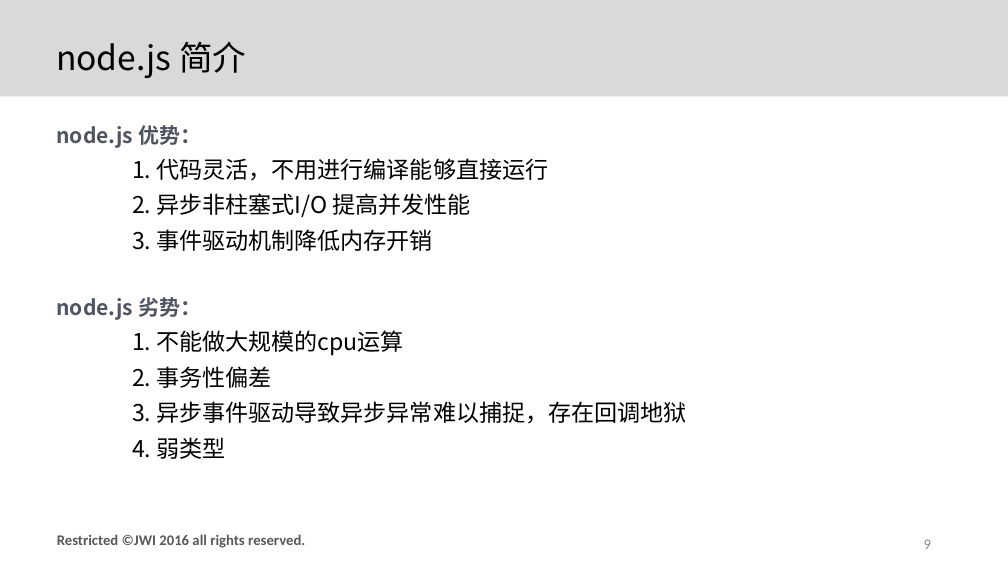
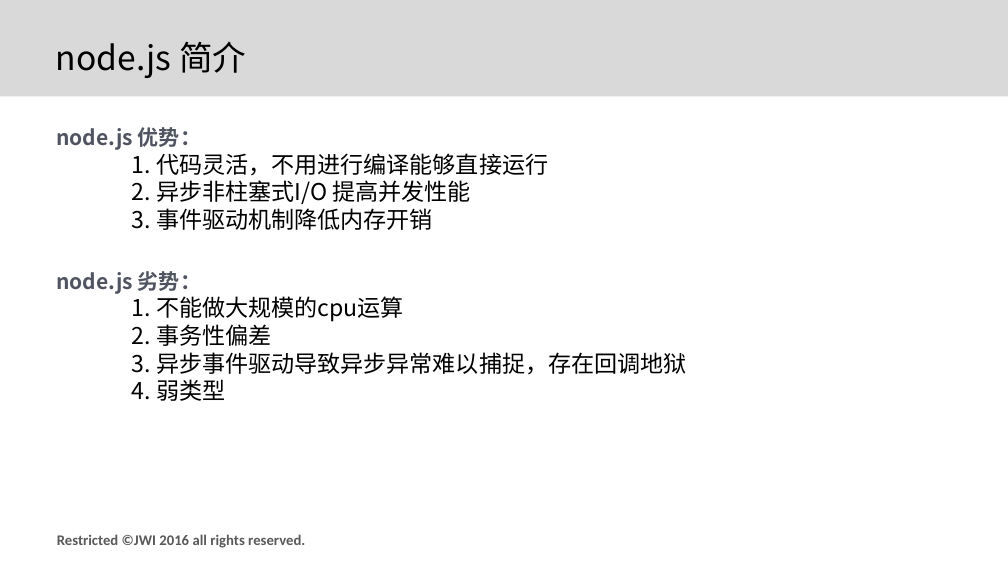
Before and after one commit to afterloe/node.js, a slide deck: slide 9 of 第一天/第一天.pptx. Drawn at 1008x567 pixels with LibreOffice and Linux fonts; fonts in the diff are those of the drawing; background and template pictures are left out. Boxes give left, top, right and bottom in pixels: in the first picture for what was removed or moved away, otherwise in the second. Text is boxed around its words. In the diff, an @@ line names an element or a change of style, - is before the commit and + after.

Commit message:
同步代码

```diff
--- a/第一天/第一天.pptx
+++ b/第一天/第一天.pptx
@@ text "node.js 优势：" at <box>56,127,686,401</box>: line spacing 0.9 to 1; less space between paragraphs; indent changed @@
@@ page number removed at <box>924,539,931,549</box> @@
-9
```
Also in this commit, not shown: 15 other slides changed, 10 other files.
